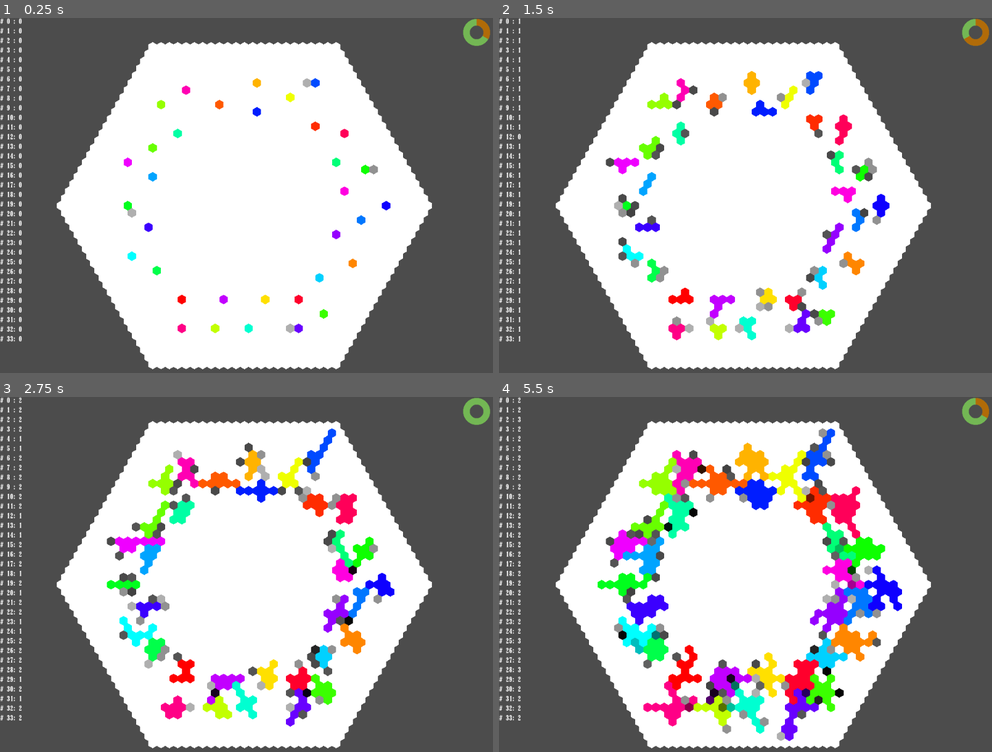
Above: before the commit, frames 1-4 (two rows, left to right).
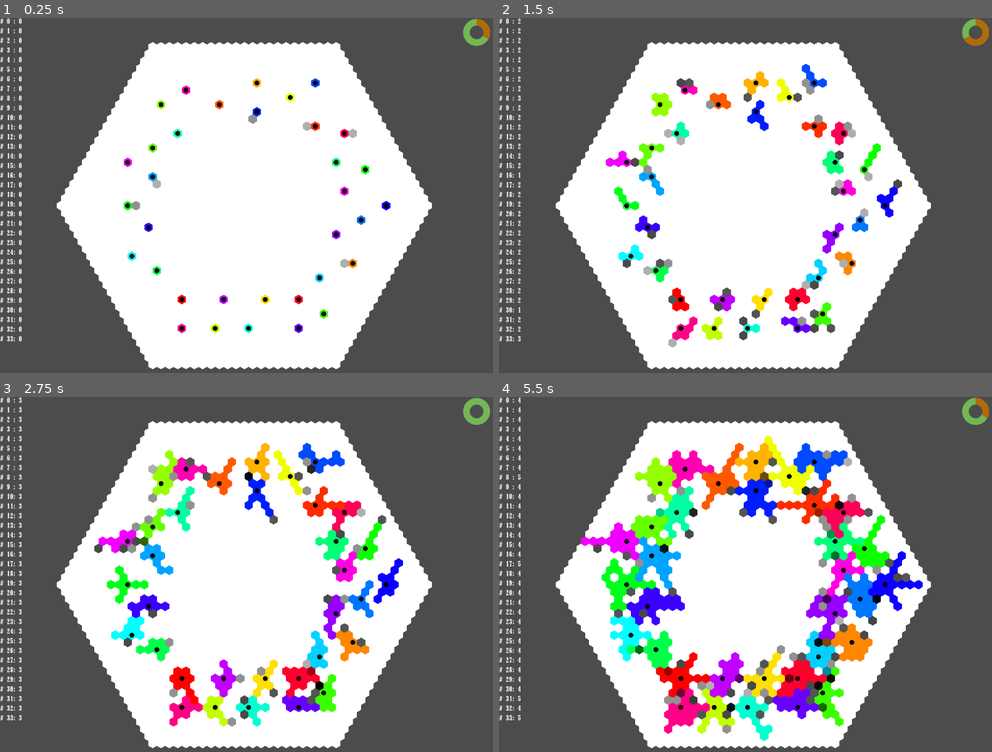
Above: after the commit, the same moments.

Repository: Pe3Hu/mapere
Game: Godot game, scene res://scenes/Game.tscn
Two runs of this game, one before a commit and one after it. Both use one fixed random seed, a clock stepped at 60 frames per second and the inputs below.
Inputs (mouse positions are in pixels of both pictures, inside the frame that each line leads up to):
- Up to frame 1 (0.25 s): no input
- Up to frame 2 (1.5 s): move the mouse to (853, 188) at 0.52 s; click (853, 188) at 0.67 s; move the mouse to (646, 223) at 1.27 s; click (646, 223) at 1.42 s
- Up to frame 3 (2.75 s): move the mouse to (295, 503) at 2.02 s; click (295, 503) at 2.17 s
- Up to frame 4 (5.5 s): move the mouse to (720, 659) at 2.77 s; click (720, 659) at 2.92 s; move the mouse to (893, 641) at 3.52 s; click (893, 641) at 3.67 s; move the mouse to (597, 528) at 4.27 s; click (597, 528) at 4.42 s; move the mouse to (770, 585) at 5.02 s; click (770, 585) at 5.17 s

The runs differ from the first frame. In frame 1, 0.8% of the frame differs, in the area x 25-79%, y 17-89%; in frame 2, 6.7%; in frame 3, 10%; in frame 4, 15%, in the area x 3-86%, y 0-98%.

Commit message:
version 0.014
1. Upgrade rework
2. Poker inited

Diff:
--- a/scripts/Classes.gd
+++ b/scripts/Classes.gd
@@ -110,7 +110,7 @@
 			conqueror_.value = 0
 
 		if num.hp.current <= 0:
-			Global.get_experience(conqueror_.bastion,num.level.current)
+			Global.get_experience(conqueror_.bastion,num.level.current*3)
 			Global.rise_level(self)
 
 			if obj.bastion != null:
@@ -118,17 +118,14 @@
 					obj.bastion.die()
 				else:
 					obj.bastion.arr.hex.erase(self)
-					#obj.bastion.check_continuity([self],0)
 
 			obj.bastion = conqueror_.bastion
 			obj.bastion.arr.hex.append(self)
-			#parent_.arr.child.append(self)
 			recolor("Bastions")
 		else:
 			recolor("Hp")
 
 		updated_label_text()
-		#return conqueror_.value
 
 	func get_heal(value_):
 		var heal = min(num.hp.max-num.hp.current,value_)
@@ -178,14 +175,15 @@
 class Card:
 	var num = {}
 	var word = {}
+	var arr = {}
+	var flag = {}
 	var obj = {}
 
 	func _init(input_):
 		word.type = input_.type
-		word.element = "None"
 		word.class = "Card"
 		num.denomination = input_.denomination
-		obj.bastion = input_.deck
+		obj.bastion = input_.bastion
 		num.level = {}
 		num.level.current = 0
 		num.experience = {}
@@ -194,6 +192,8 @@
 		num.shift = {}
 		num.shift.current = 0
 		num.shift.max = 3
+		arr.element = []
+		flag.unique = false
 
 	func use():
 		match word.type:
@@ -203,55 +203,34 @@
 			"Blank":
 				obj.bastion.num.fuel += num.denomination
 
-				if word.element != "None":
-					for _i in num.denomination:
-						obj.bastion.arr.element.append(word.element)
-
-	func upgrade():
-		var types = ["Denomination","Shift","Element"]
-		var copys = [4,2,1]
-		var options = []
-
-		for _i in types.size():
-			if types[_i] != "Element" || (types[_i] == "Element" && word.element == "None"):
-				for _j in copys[_i]:
-					options.append(types[_i])
-
-		Global.rng.randomize()
-		var index_r = Global.rng.randi_range(0, options.size()-1)
-
-		match options[index_r]:
-			"Denomination":
-				var bonus = 1
-				num.denomination += bonus
-			"Shift":
-				var bonus = 1
-				num.shift.current += bonus
-
-				while num.shift.current > num.shift.max:
-					num.shift.current -= num.shift.max
-					num.denomination += 1
-			"Element":
-				options = []
-				var elements = {}
-				var base = 2
-
-				for element in Global.arr.element:
-					elements[element] = 0
-
-				elements[Global.arr.element[obj.bastion.num.element]] += 1
-
-				for card in obj.bastion.arr.card:
-					if elements.keys().has(card.word.type):
-						elements[card.word.type] += 1
-
-				for element in elements.keys():
-					for _i in pow(base, elements[element]):
-						options.append(element)
-
-				Global.rng.randomize()
-				index_r = Global.rng.randi_range(0, options.size()-1)
-				word.type = options[index_r]
+				if arr.element.size() > 0:
+					for element in arr.element:
+						for _i in num.denomination:
+							obj.bastion.arr.element.append(element)
+
+	func poker_check():
+		flag.unique = true
+
+		for poker in obj.bastion.arr.poker:
+			if poker.arr.element.front() == arr.element.front() && poker.num.denomination == num.denomination:
+				flag.unique = false
+
+		if flag.unique:
+			obj.bastion.arr.poker.append(self)
+
+			for type in obj.bastion.dict.upgrade[word.class].keys():
+				for index in obj.bastion.dict.upgrade[word.class][type]["Indexs"].keys():
+					if obj.bastion.dict.upgrade[word.class][type]["Indexs"][index].size() > 0:
+						if obj.bastion.dict.upgrade[word.class][type]["Indexs"][index].has(self):
+							obj.bastion.dict.upgrade[word.class][type]["Indexs"][index].erase(self)
+
+			#obj.bastion.dict.poker["Element"][arr.element.front()].append(num.denomination)
+
+			#if obj.bastion.dict.poker["Denomination"].keys().has(num.denomination):
+			#	obj.bastion.dict.poker["Denomination"][num.denomination].append(arr.element.front())
+
+			if obj.bastion.num.index == 0:
+				print(obj.bastion.arr.poker.size(), " ", arr.element.front(), " ", num.denomination)
 
 class Cannon:
 	var word = {}
@@ -345,16 +324,6 @@
 		else:
 			return hexs_.back()
 
-	func upgrade_rank():
-		num.rank += 1
-
-		Global.rng.randomize()
-		var index_r = Global.rng.randi_range(0, Global.dict[word.class].rank[str(num.rank)].size() - 1)
-
-		word.type = Global.dict[word.class].rank[str(num.rank)][index_r]
-		print(word.type)
-
-
 class Bastion:
 	var word = {}
 	var num = {}
@@ -362,6 +331,7 @@
 	var flag = {}
 	var obj = {}
 	var node = {}
+	var dict = {}
 
 	func _init(input_):
 		word.class = "Bastion"
@@ -372,12 +342,14 @@
 		obj.capital.flag.capital = true
 		obj.map = obj.capital.obj.map
 		arr.hex = [obj.capital]
-		arr.element = []
+		init_nodes()
 		init_nums()
-		init_nodes()
 		init_deck()
 		init_cannons()
 		init_ammos()
+		init_poker()
+		init_upgrades()
+		init_elements()
 
 	func init_nums():
 		num.fuel = 0
@@ -388,7 +360,10 @@
 		num.experience.current = 0
 		num.experience.max = 1
 		num.level = {}
-		num.level.current = 0
+		num.level.current = -1
+		num.upgrade = {}
+		num.upgrade.current = 0
+		Global.rise_level(self)
 		num.factor = 1
 		num.element = num.index*Global.arr.element.size()/Global.num.primary_key.bastion
 
@@ -409,7 +384,7 @@
 				var input = {}
 				input.type = key
 				input.denomination = 1
-				input.deck = self
+				input.bastion = self
 				var card = Classes.Card.new(input)
 				arr.card.append(card)
 
@@ -438,9 +413,61 @@
 			var ammo = Classes.Ammo.new(input)
 			arr.ammo.append(ammo)
 
+	func init_upgrades():
+		dict.upgrade = {}
+
+		for class_ in Global.dict.upgrade.rise.keys():
+			dict.upgrade[class_] = {}
+
+			for type in Global.dict.upgrade.rise[class_].keys():
+				dict.upgrade[class_][type] = {}
+				dict.upgrade[class_][type]["Weight"] = 0
+				dict.upgrade[class_][type]["Indexs"] = {}
+				dict.upgrade[class_][type]["Indexs"][0] = []
+
+				match class_:
+					"Card":
+						dict.upgrade[class_][type]["Indexs"][0].append_array(arr.card)
+
+						for card in dict.upgrade[class_][type]["Indexs"][0]:
+							if card.word.type == "Trigger":
+								dict.upgrade[class_][type]["Indexs"][0].erase(card)
+					"Ammo":
+						dict.upgrade[class_][type]["Indexs"][0].append_array(arr.ammo)
+					"Cannon":
+						dict.upgrade[class_][type]["Indexs"][0].append_array(arr.cannon)
+
+		reset_weights()
+
+	func reset_weights():
+		if flag.poker:
+			dict.upgrade["Card"]["Denomination"]["Weight"] = 1
+			dict.upgrade["Card"]["Element"]["Weight"] = 4
+		if flag.peak:
+			dict.upgrade["Card"]["Shift"]["Weight"] = 1
+
+	func init_elements():
+		arr.element = []
+		dict.element = {}
+
+		for element in Global.arr.element:
+			dict.element[element] = 0
+
+		dict.element[Global.arr.element[num.element]] += 1
+
+	func init_poker():
+		flag.peak = false
+		flag.poker = true
+		arr.poker = []
+		dict.poker = {}
+		#dict.poker["Denomination"].pool = []
+		dict.poker["Element"] = []
+
+		for _i in Global.dict.poker.size["Denomination"]:
+			for _j in Global.dict.poker.size["Element"]:
+				dict.poker["Element"].append(Global.arr.element[_j])
+
 	func refill_hand():
-		arr.hand = []
-
 		for _i in num.refill.card:
 			pull_card()
 
@@ -449,9 +476,10 @@
 			arr.hand.append(arr.deck.pop_back())
 		else:
 			reshuffle()
+			arr.hand.append(arr.deck.pop_back())
 
 	func reshuffle():
-		for _i in arr.discard.size():
+		while arr.discard.size() > 0:
 			arr.deck.append(arr.discard.pop_back())
 
 		arr.deck.shuffle()
@@ -792,35 +820,36 @@
 			arr.hex.erase(unconnected)
 
 	func choose_upgrade():
-		if arr.discard.size() > 0:
-			var card = null
-
-			for card_ in arr.discard:
-				if card_.word.type == "Blank":
-					card = card_
-
-			if card != null:
-				card.upgrade()
+		var datas = []
+
+		for class_ in dict.upgrade.keys():
+			for type in dict.upgrade[class_].keys():
+				for index in dict.upgrade[class_][type]["Indexs"].keys():
+					if dict.upgrade[class_][type]["Indexs"][index].size() > 0:
+						var data = {}
+						data.class = class_
+						data.type = type
+						data.index = index
+						data.bonus = 1
+
+						if Global.get_price(data) <= num.upgrade.current:
+							for _i in dict.upgrade[class_][type]["Weight"]:
+								datas.append(data)
+
+		Global.rng.randomize()
+		var index_r = Global.rng.randi_range(0, datas.size()-1)
+		var data = datas[index_r]
+		Global.rng.randomize()
+		var a = dict.upgrade[data.class][data.type]
+		index_r = Global.rng.randi_range(0, dict.upgrade[data.class][data.type]["Indexs"][data.index].size()-1)
+		data.obj = dict.upgrade[data.class][data.type]["Indexs"][data.index].pop_at(index_r)
+		Global.upgrade(data)
+
+		if data.type != "Shift" && data.type != "Element":
+			if dict.upgrade[data.class][data.type]["Indexs"].keys().has(data.index+1):
+				dict.upgrade[data.class][data.type]["Indexs"][data.index+1].append(data.obj)
 			else:
-				print("error 2 upgrade card:no Blank in discard")
-		else:
-			print("error 1 upgrade card: discard size == 0")
-
-		if num.level.current%12 == 0:
-			upgrade_ammo()
-		if num.level.current%12 == 0:
-			arr.cannon.front().upgrade_rank()
-
-	func upgrade_ammo():
-		var options = []
-
-		for ammo in arr.ammo:
-			for _i in pow(Global.dict["Ammo"].rank.keys().size()-1-ammo.num.rank,2):
-				options.append(ammo)
-
-		Global.rng.randomize()
-		var index_r = Global.rng.randi_range(0, options.size()-1)
-		options[index_r].upgrade_rank()
+				dict.upgrade[data.class][data.type]["Indexs"][data.index+1] = [data.obj]
 
 	func die():
 		obj.capital.flag.capital = false
@@ -1057,6 +1086,7 @@
 
 		for bastion in arr.bastion:
 			bastion.update_connects()
+
 		if arr.bastion.size() == 1:
 			flag.ready = false
 
--- a/scripts/Game.gd
+++ b/scripts/Game.gd
@@ -25,13 +25,6 @@
 			bastion.refill_hand()
 			bastion.use_hand()
 
-			bastion.node.level.text = "# "+str(bastion.num.index)
-
-			if bastion.num.index < 10:
-				bastion.node.level.text += " "
-
-			bastion.node.level.text += ": " + str(bastion.num.level.current)
-
 	if Global.node.TimeBar.value >= Global.node.TimeBar.max_value:
 		if Global.obj.map.flag.ready:
 			 Global.obj.map.embody_hexs()
--- a/scripts/Global.gd
+++ b/scripts/Global.gd
@@ -30,8 +30,8 @@
 	num.dot.cols = 1+num.dot.n
 
 	num.deck = {}
-	num.deck.size = 12
-	num.deck.refill = num.deck.size/3
+	num.deck.size = 13
+	num.deck.refill = 4
 
 	num.factor = {}
 	num.factor.base = {}
@@ -169,31 +169,69 @@
 		}
 	}
 
-	dict.sphenic_number.keys.sort()
-
-	for key in dict.sphenic_number.keys:
-		var flag = false
-
-		for obj in dict.sphenic_number.full[key]:
-			if obj.values[0] == 5:
-				flag = true
-#		if flag:
-#			rint(dict.sphenic_number[key])
-#		rint(key," min ",dict.sphenic_number.full[key][0].mult," max ",dict.sphenic_number.full[key][dict.sphenic_number.full[key].size()-1].mult)
-	dict.path = {}
-	dict.path.label = NodePath("res://Game/BastionLevel")
+	dict.upgrade = {}
+	dict.upgrade.rise = {
+		"Card": {
+			"Denomination": {
+				"Prices": Global.arr.sequence["B000000"],
+				"Weight": 1,
+				"Index": 0
+			},
+			"Shift": {
+				"Prices": [1],
+				"Weight": 2,
+				"Index": 0
+			},
+			"Element": {
+				"Prices": [4],
+				"Weight": 4,
+				"Index": 0
+			}
+		},
+		"Ammo": {
+			"Level": {
+				"Prices": Global.arr.sequence["A000040"],
+				"Weight": 3,
+				"Index": 0
+			},
+			"Rank": {
+				"Prices": Global.arr.sequence["B000001"],
+				"Weight": 6,
+				"Index": 0
+			}
+		},
+		"Cannon": {
+			"Level": {
+				"Prices": Global.arr.sequence["A000124"],
+				"Weight": 4,
+				"Index": 2
+			},
+			"Rank": {
+				"Prices": Global.arr.sequence["A000108"],
+				"Weight": 9,
+				"Index": 3
+			}
+		}
+	}
+
+	dict.poker = {}
+	dict.poker.size = {
+		"Denomination": 3,
+		"Element": 4
+	}
 
 func init_arr():
 	arr.sequence = {}
 	arr.sequence["A000040"] = [2, 3, 5, 7, 11, 13, 17, 19, 23, 29, 31, 37, 41, 43, 47, 53, 59, 61, 67]#, 71, 73, 79, 83, 89, 97, 101, 103, 107, 109, 113, 127, 131, 137, 139, 149, 151, 157, 163, 167, 173, 179, 181, 191, 193, 197, 199
 	arr.sequence["A000045"] = [0, 1, 1, 2, 3, 5, 8, 13, 21, 34, 55, 89, 144, 233, 377, 610, 987]
-	arr.sequence["A000124"] = [1, 2, 4, 7, 11, 16]#, 22, 29, 37, 46, 56, 67, 79, 92, 106, 121, 137, 154, 172, 191, 211
+	arr.sequence["A000124"] = [1, 2, 4, 7, 11, 16, 22, 29, 37, 46, 56, 67, 79, 92, 106, 121, 137, 154, 172, 191, 211]
 	arr.sequence["A001358"] = [4, 6, 9, 10, 14, 15, 21, 22, 25, 26]#, 33, 34, 35, 38, 39, 46, 49, 51, 55, 57, 58, 62, 65, 69, 74, 77, 82, 85, 86, 87, 91, 93, 94, 95, 106
 	arr.sequence["A000108"] = [1, 1, 2, 5, 14, 42, 132, 429, 1430]
 	arr.sequence["A160860"] = [1, 4, 11, 24, 47, 80]
 	arr.sequence["A006003"] = [0, 1, 5, 15, 34, 65, 111, 175, 260, 369, 505, 671, 870]
 	arr.sequence["A007304"] = [30, 42, 66, 70, 78, 102, 105, 110, 114, 130, 138, 154, 165, 170, 174, 182, 186, 190, 195, 222, 230, 231, 238, 246, 255, 258, 266, 273, 282, 285, 286]
-
+	arr.sequence["B000000"] = [1, 2, 3, 4, 5, 6, 7, 8, 9, 10, 11, 12, 13, 14, 15, 16, 17, 18, 19, 20]
+	arr.sequence["B000001"] = [3, 7, 12, 18, 25, 33, 42, 52]
 
 	arr.neighbor = [
 		[
@@ -345,15 +383,79 @@
 
 func rise_level(obj_):
 	obj_.num.level.current += 1
-	var experience_classes = ["Ammo","Cannon","Bastion","Card"]
-
-	if experience_classes.has(obj_.word.class):
-		obj_.num.experience.current -= obj_.num.experience.max
-		obj_.num.experience.max = pow(obj_.num.level.current+1,2)
 
 	match obj_.word.class:
 		"Hex":
 			obj_.num.hp.max = pow((obj_.num.level.base+obj_.num.level.current),obj_.num.level.degree)
 			obj_.num.hp.current = obj_.num.hp.max
+		"Bastion":
+			obj_.num.experience.current -= obj_.num.experience.max
+			obj_.num.experience.max = pow(obj_.num.level.current+1,2)
+			obj_.num.upgrade.current += obj_.num.level.current
+
+			if obj_.num.upgrade.current > 0:
+				obj_.choose_upgrade()
+
+			obj_.node.level.text = "# "+str(obj_.num.index)
+
+			if obj_.num.index < 10:
+				obj_.node.level.text += " "
+
+			obj_.node.level.text += ": " + str(obj_.num.level.current)
 	#obj_.num.factor = float(pow((Global.num.factor.base[obj_.word.class]+num.level.current),Global.num.factor.degree.cannon))/Global.num.factor.norm.cannon
-	#print(num.factor)
+	#rint(num.factor)
+
+func rise_rank(obj_):
+	obj_.num.rank += 1
+
+	rng.randomize()
+	var index_r = rng.randi_range(0, dict[obj_.word.class].rank[str(obj_.num.rank)].size()-1)
+
+	obj_.word.type = dict[obj_.word.class].rank[str(obj_.num.rank)][index_r]
+	print(obj_.word.type)
+
+func get_price(data_):
+	var index = data_.index+dict.upgrade.rise[data_.class][data_.type]["Index"]
+	return dict.upgrade.rise[data_.class][data_.type]["Prices"][index]
+
+func upgrade(data_):
+	#rint(data_)
+
+	match data_.type:
+		"Level":
+			for _i in data_.bonus:
+				rise_level(data_.obj)
+		"Rank":
+			for _i in data_.bonus:
+				rise_rank(data_.obj)
+		"Denomination":
+			data_.obj.num.denomination += data_.bonus
+		"Shift":
+			data_.obj.num.shift.current += data_.bonus
+
+			while data_.obj.num.shift.current > data_.obj.num.shift.max:
+				data_.obj.num.shift.current -= data_.obj.num.shift.max
+				data_.obj.num.denomination += 1
+		"Element":
+			var options = []
+
+			if !data_.obj.obj.bastion.flag.poker:
+				var base = 2
+
+				for element in data_.obj.obj.bastion.dict.element.keys():
+					for _i in pow(base, data_.obj.obj.bastion.dict.element[element]):
+						options.append(element)
+			else:
+				options = data_.obj.obj.bastion.dict.poker["Element"]
+
+			rng.randomize()
+			var index_r = Global.rng.randi_range(0, options.size()-1)
+			var option = options.pop_at(index_r)
+			data_.obj.arr.element.append(option)
+			data_.obj.obj.bastion.dict.element[option] += 1
+
+			if data_.obj.obj.bastion.num.index == 0:
+				print(data_.obj.arr.element.front(),data_.obj.num.denomination)
+			data_.obj.poker_check()
+			if data_.obj.obj.bastion.num.index == 0:
+				print(data_.obj.obj.bastion.dict.upgrade[data_.class]["Element"]["Indexs"][0].size())
--- a/scripts/MapDraw.gd
+++ b/scripts/MapDraw.gd
@@ -11,6 +11,8 @@
 		for hex in hexs:
 			if hex.flag.visiable:
 				draw_polygon(hex.arr.point, PoolColorArray([hex.color.background]))
+			if hex.flag.capital:
+				draw_circle(hex.vec.center, Global.num.map.a/2, Color(0.0, 0.0, 0.0))
 
 func _process(delta):
 #	for hexs in Global.obj.map.arr.hex:
